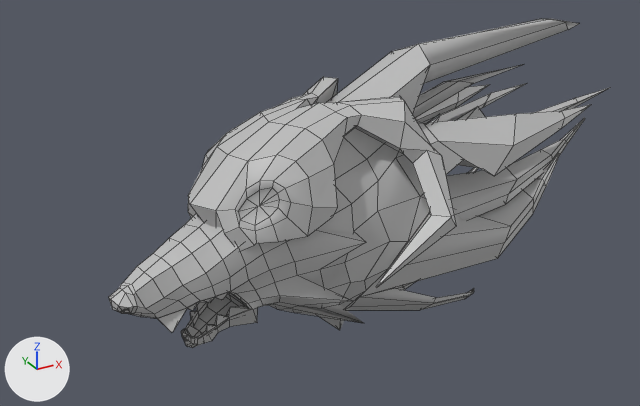
A saved change to the FBX model wolf_for_game.fbx.
Camera for both pictures: a camera (50 mm lens) standing at (-0.053, -0.1519, 0.0775) and looking at (0.0339, 0.0061, -0.0015). Lighting does not change. The marker at lower left points along +X, +Y and +Z. Mesh edges are drawn as thin lines.

Names of what the first picture shows: 'Mask1'.
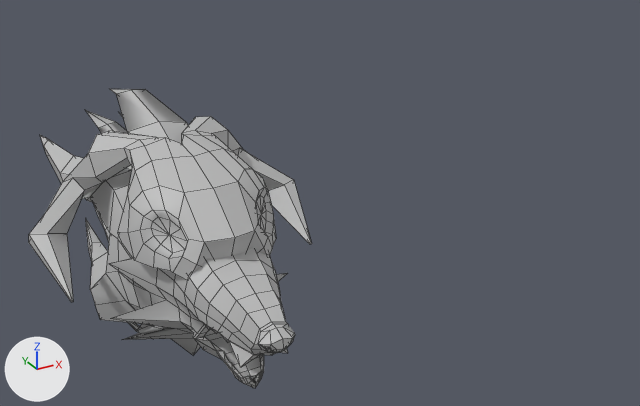
The edits, one by one:
me_mesh is used by ob_mask1; parent ob_group1; location (1.177, 0.516, -0.318); rotation (0.277, 1.717, 0.275), in degrees (16, 98, 16).
me_mesh had 830 vertices, 852 faces and spanned x -2.77..8.67, y -2.06..3.53, z -1.68..3.88.
me_mesh now has 830 vertices, 852 faces and spans x -2.87..2.7, y -2.89..2.43, z -6.64..4.48.
me_mesh part 1: the loose piece of 170 vertices spanning x -1.26..2.95, y -0.02..2.8, z -1.68..3.88 is multiplied about its middle by the matrix ((-0.036, 0.05, 0.998), (-0.165, 0.985, -0.055), (-0.986, -0.167, -0.027)), then moved by (-0.86, -0.38, -0.45).
me_mesh part 2: 660 of 830 vertices moved; they spanned x -2.77..8.67, y -2.06..3.53, z -0.68..2.95 and now span x -1.88..1.75, y -2.89..2.43, z -6.64..4.48; mean shift (-1.33, -0.43, -0.44); largest move (8.67, 2.12, 2.07) -> (0.74, 0.68, -6.64).
In object 'Mask1' (ob_mask1), parent is no longer ob_group1.
Object 'Mask1' (ob_mask1) moves from (1.177, 0.516, -0.318) to (0.0, 0.0, 0.0).
Object 'Mask1' (ob_mask1) turns from (16, 98, 16) to (90, 0, 0) degrees about x, y and z.
Object 'Mask1' (ob_mask1) is rescaled from (1.0, 1.0, 1.0) to (0.01, 0.01, 0.01).

Changed parts and their boxes [x1, y1, x2, y2] in the pictures (640 x 406 px; the box of a moved part takes in the faces that stretch with it):
'Mask1', reshaped, moved, turned, rescaled: before [109, 19, 609, 348]; after [29, 89, 312, 388]
part 1 of me_mesh, moved or reshaped: before [188, 77, 456, 287]; after [29, 116, 312, 302]
part 2 of me_mesh, moved or reshaped: before [109, 19, 609, 348]; after [40, 89, 295, 388]
